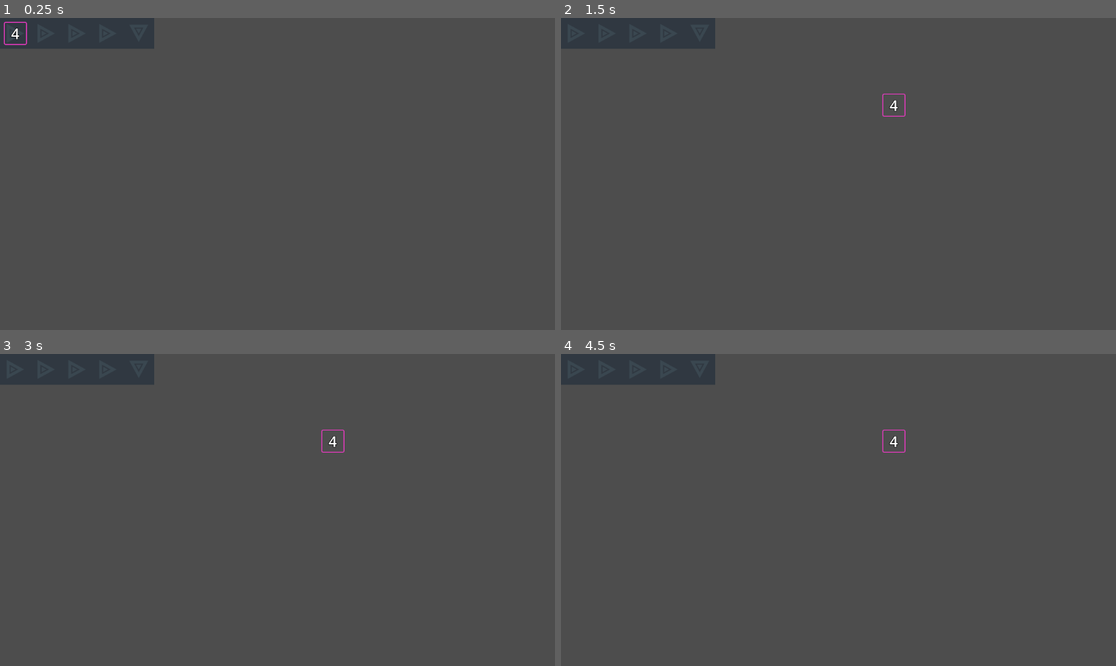
Above: before the commit, frames 1-4 (two rows, left to right).
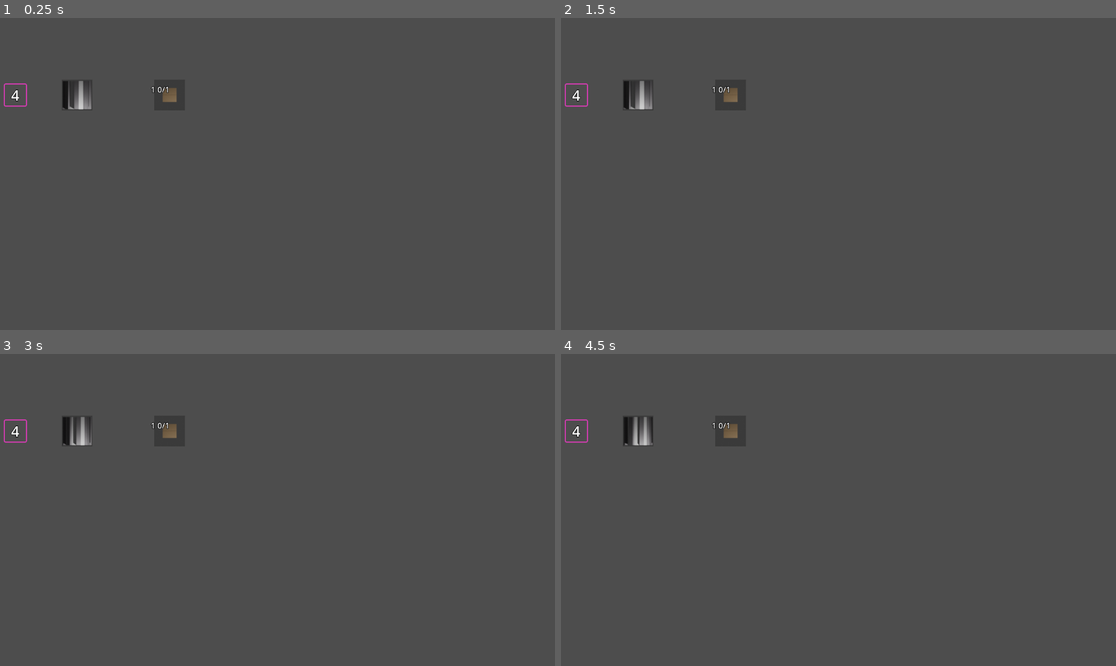
Above: after the commit, the same moments.

Repository: makreth/tiltedgjfeb
Game: Godot game, scene res://root.tscn
Two runs of this game, one before a commit and one after it. Both use one fixed random seed, a clock stepped at 60 frames per second and the inputs below.
Inputs (mouse positions are in pixels of both pictures, inside the frame that each line leads up to):
- Up to frame 1 (0.25 s): no input
- Up to frame 2 (1.5 s): drag from (577, 33) to (894, 105) at 0.52 s; drag from (727, 189) to (894, 105) at 1.27 s
- Up to frame 3 (3 s): move the mouse to (333, 441) at 2.02 s; click (333, 441) at 2.17 s; drag from (249, 572) to (16, 369) at 2.77 s
- Up to frame 4 (4.5 s): move the mouse to (1005, 556) at 3.52 s; click (1005, 556) at 3.67 s; drag from (672, 463) to (605, 369) at 4.27 s

The runs differ from the first frame. In frame 1, 2.9% of the frame differs, in the area x 0-32%, y 0-30%; in frame 2, 3.0%; in frame 3, 3.0%; in frame 4, 3.0%, in the area x 0-63%, y 0-32%.

Commit message:
working conveyors

Diff:
--- /dev/null
+++ b/Resources/sprites/box.tres
@@ -0,0 +1,58 @@
+[gd_resource type="SpriteFrames" load_steps=13 format=3 uid="uid://cbf2gkb3570ug"]
+
+[ext_resource type="Texture2D" uid="uid://c0vdvy5u4wrab" path="res://Assets/box/0001.png" id="1_twae0"]
+[ext_resource type="Texture2D" uid="uid://06hxoyjm0l2c" path="res://Assets/box/0002.png" id="2_s0mtk"]
+[ext_resource type="Texture2D" uid="uid://co3fkach848w5" path="res://Assets/box/0003.png" id="3_mwyc8"]
+[ext_resource type="Texture2D" uid="uid://bd60qv42hijiu" path="res://Assets/box/0004.png" id="4_txmxt"]
+[ext_resource type="Texture2D" uid="uid://du222reknsnsg" path="res://Assets/box/0005.png" id="5_pdwi1"]
+[ext_resource type="Texture2D" uid="uid://n5u5aum0jplc" path="res://Assets/box/0006.png" id="6_qoxsv"]
+[ext_resource type="Texture2D" uid="uid://d2r80pjypqltn" path="res://Assets/box/0007.png" id="7_k70ha"]
+[ext_resource type="Texture2D" uid="uid://cenpvssu5wf8t" path="res://Assets/box/0008.png" id="8_xvaw0"]
+[ext_resource type="Texture2D" uid="uid://b8i0brq50ehsw" path="res://Assets/box/0009.png" id="9_jvy6o"]
+[ext_resource type="Texture2D" uid="uid://br58sg2wcjirk" path="res://Assets/box/0010.png" id="10_fa5sw"]
+[ext_resource type="Texture2D" uid="uid://lab2nalks1w0" path="res://Assets/box/0011.png" id="11_xr2sa"]
+[ext_resource type="Texture2D" uid="uid://cj3mvtycj5ti0" path="res://Assets/box/0012.png" id="12_lfgpp"]
+
+[resource]
+animations = [{
+"frames": [{
+"duration": 1.0,
+"texture": ExtResource("1_twae0")
+}, {
+"duration": 1.0,
+"texture": ExtResource("2_s0mtk")
+}, {
+"duration": 1.0,
+"texture": ExtResource("3_mwyc8")
+}, {
+"duration": 1.0,
+"texture": ExtResource("4_txmxt")
+}, {
+"duration": 1.0,
+"texture": ExtResource("5_pdwi1")
+}, {
+"duration": 1.0,
+"texture": ExtResource("6_qoxsv")
+}, {
+"duration": 1.0,
+"texture": ExtResource("7_k70ha")
+}, {
+"duration": 1.0,
+"texture": ExtResource("8_xvaw0")
+}, {
+"duration": 1.0,
+"texture": ExtResource("9_jvy6o")
+}, {
+"duration": 1.0,
+"texture": ExtResource("10_fa5sw")
+}, {
+"duration": 1.0,
+"texture": ExtResource("11_xr2sa")
+}, {
+"duration": 1.0,
+"texture": ExtResource("12_lfgpp")
+}],
+"loop": false,
+"name": &"default",
+"speed": 20.0
+}]
--- /dev/null
+++ b/Resources/sprites/gear_rotate.tres
@@ -0,0 +1,110 @@
+[gd_resource type="SpriteFrames" load_steps=26 format=3 uid="uid://dq0l0jdkd6j57"]
+
+[ext_resource type="Texture2D" uid="uid://c4swkslej3nua" path="res://Assets/gear-down-up/0001.png" id="1_yres6"]
+[ext_resource type="Texture2D" uid="uid://bbkc7cfqf5nbk" path="res://Assets/gear-down-up/0002.png" id="2_v8w6e"]
+[ext_resource type="Texture2D" uid="uid://cqe1aqtbaarci" path="res://Assets/gear-down-up/0003.png" id="3_p7e74"]
+[ext_resource type="Texture2D" uid="uid://cx58ph1s2d2jq" path="res://Assets/gear-down-up/0004.png" id="4_gmkq3"]
+[ext_resource type="Texture2D" uid="uid://wftdr3h3mdqt" path="res://Assets/gear-down-up/0005.png" id="5_iepok"]
+[ext_resource type="Texture2D" uid="uid://dn6qejsvddtlv" path="res://Assets/gear-down-up/0006.png" id="6_gcp82"]
+[ext_resource type="Texture2D" uid="uid://r3rwxdhlhd67" path="res://Assets/gear-down-up/0007.png" id="7_txan5"]
+[ext_resource type="Texture2D" uid="uid://bk8qsm0t2vi0q" path="res://Assets/gear-down-up/0008.png" id="8_cug0a"]
+[ext_resource type="Texture2D" uid="uid://cgta60lgb1li7" path="res://Assets/gear-down-up/0009.png" id="9_o1qx7"]
+[ext_resource type="Texture2D" uid="uid://bc1dwomoqcmfr" path="res://Assets/gear-down-up/0010.png" id="10_6tno5"]
+[ext_resource type="Texture2D" uid="uid://vdv7fr35dg3g" path="res://Assets/gear-down-up/0011.png" id="11_ook8e"]
+[ext_resource type="Texture2D" uid="uid://drkiyogy5488n" path="res://Assets/gear-down-up/0012.png" id="12_kawru"]
+[ext_resource type="Texture2D" uid="uid://c5jdvr57oa4hf" path="res://Assets/gear-down-up/0013.png" id="13_m77xb"]
+[ext_resource type="Texture2D" uid="uid://o74ip435ho55" path="res://Assets/gear-down-up/0014.png" id="14_w6688"]
+[ext_resource type="Texture2D" uid="uid://bghfuewd8gisu" path="res://Assets/gear-down-up/0015.png" id="15_fy1wy"]
+[ext_resource type="Texture2D" uid="uid://bri8fktmnqy7x" path="res://Assets/gear-down-up/0016.png" id="16_bn3n8"]
+[ext_resource type="Texture2D" uid="uid://blbdxb0mcob1c" path="res://Assets/gear-down-up/0017.png" id="17_rlps5"]
+[ext_resource type="Texture2D" uid="uid://cv7ybhonxmxpa" path="res://Assets/gear-down-up/0018.png" id="18_1044h"]
+[ext_resource type="Texture2D" uid="uid://gs7ctqjgxqb8" path="res://Assets/gear-down-up/0019.png" id="19_cblla"]
+[ext_resource type="Texture2D" uid="uid://boxotcotnr4tu" path="res://Assets/gear-down-up/0020.png" id="20_f06gi"]
+[ext_resource type="Texture2D" uid="uid://dwd8nmyu0ktg7" path="res://Assets/gear-down-up/0021.png" id="21_rrca5"]
+[ext_resource type="Texture2D" uid="uid://dkp7qq7lsxpy6" path="res://Assets/gear-down-up/0022.png" id="22_eugb5"]
+[ext_resource type="Texture2D" uid="uid://cctibsswd5jl6" path="res://Assets/gear-down-up/0023.png" id="23_j82ej"]
+[ext_resource type="Texture2D" uid="uid://bta0kjp4lgsrf" path="res://Assets/gear-down-up/0024.png" id="24_1vhao"]
+[ext_resource type="Texture2D" uid="uid://de1iydrqq6uh3" path="res://Assets/gear-down-up/0025.png" id="25_n27oa"]
+
+[resource]
+animations = [{
+"frames": [{
+"duration": 1.0,
+"texture": ExtResource("1_yres6")
+}, {
+"duration": 1.0,
+"texture": ExtResource("2_v8w6e")
+}, {
+"duration": 1.0,
+"texture": ExtResource("3_p7e74")
+}, {
+"duration": 1.0,
+"texture": ExtResource("4_gmkq3")
+}, {
+"duration": 1.0,
+"texture": ExtResource("5_iepok")
+}, {
+"duration": 1.0,
+"texture": ExtResource("6_gcp82")
+}, {
+"duration": 1.0,
+"texture": ExtResource("7_txan5")
+}, {
+"duration": 1.0,
+"texture": ExtResource("8_cug0a")
+}, {
+"duration": 1.0,
+"texture": ExtResource("9_o1qx7")
+}, {
+"duration": 1.0,
+"texture": ExtResource("10_6tno5")
+}, {
+"duration": 1.0,
+"texture": ExtResource("11_ook8e")
+}, {
+"duration": 1.0,
+"texture": ExtResource("12_kawru")
+}, {
+"duration": 1.0,
+"texture": ExtResource("13_m77xb")
+}, {
+"duration": 1.0,
+"texture": ExtResource("14_w6688")
+}, {
+"duration": 1.0,
+"texture": ExtResource("15_fy1wy")
+}, {
+"duration": 1.0,
+"texture": ExtResource("16_bn3n8")
+}, {
+"duration": 1.0,
+"texture": ExtResource("17_rlps5")
+}, {
+"duration": 1.0,
+"texture": ExtResource("18_1044h")
+}, {
+"duration": 1.0,
+"texture": ExtResource("19_cblla")
+}, {
+"duration": 1.0,
+"texture": ExtResource("20_f06gi")
+}, {
+"duration": 1.0,
+"texture": ExtResource("21_rrca5")
+}, {
+"duration": 1.0,
+"texture": ExtResource("22_eugb5")
+}, {
+"duration": 1.0,
+"texture": ExtResource("23_j82ej")
+}, {
+"duration": 1.0,
+"texture": ExtResource("24_1vhao")
+}, {
+"duration": 1.0,
+"texture": ExtResource("25_n27oa")
+}],
+"loop": true,
+"name": &"gear_up",
+"speed": 20.0
+}]
--- /dev/null
+++ b/Scripts/Input.gd
@@ -0,0 +1,47 @@
+class_name ConveyorInput extends ConveyorBelt
+
+@export
+var targetNumber := 1
+
+@export
+var needed := 1
+
+@export
+var targetLabelPath :=  ^"Score/TargetLabel"
+@export
+var depoLabelPath :=  ^"Score/DepoLabel"
+
+var targetLabel: Label
+var depoLabel: Label
+var open = false
+
+var deposited := 0
+
+func _ready() -> void:
+	super()
+
+	targetLabel = get_node_or_null(targetLabelPath)
+	depoLabel = get_node_or_null(depoLabelPath)
+	facing = Facing.INPUT
+	sprite = get_node_or_null(spritePath)
+
+	draw_labels()
+	sprite.stop()
+
+func draw_labels():
+	targetLabel.text = str(targetNumber)
+	depoLabel.text = str(deposited) + "/" + str(needed)
+
+
+func trigger_input(item : Item):
+	if item.is_dragging:
+		return
+	if item.is_pushed:
+		item.is_pushed = false
+		return
+	sprite.play_backwards()
+	item.queue_free()
+	if item.value == needed and deposited < needed:
+		deposited += 1
+	open = false
+	draw_labels()
--- a/Scripts/drag_script.gd
+++ b/Scripts/drag_script.gd
@@ -7,6 +7,7 @@
 var labelPath := ^"LabelBox/Label"
 
 var is_dragging = false
+var is_pushed = false
 
 func _ready():
 	var l : Label = get_node_or_null(labelPath)
@@ -17,6 +18,7 @@
 	if is_dragging:
 		var mousepos = get_viewport().get_mouse_position()
 		self.position = Vector2(mousepos.x, mousepos.y)
+		is_pushed = true
 
 func _toggleDraggingOn():
 	is_dragging=true
--- a/Scripts/item_mover.gd
+++ b/Scripts/item_mover.gd
@@ -1,24 +1,30 @@
 class_name ConveyorBelt extends Area2D
 
-enum Facing {UP, RIGHT, DOWN, LEFT}
+enum Facing {INPUT, UP, RIGHT, DOWN, LEFT}
 
 @export
 var stepTimerPath := ^"/root/Root/StepTimer"
 
 @export
-var spritePath := ^"Sprite2D"
+var spritePath := ^"Sprite"
 
 @export
 var facing := Facing.RIGHT
 
+var locked := false
+var _should_push = false
+
+var sprite : AnimatedSprite2D
+
 var _angle_mapping = {
+	Facing.INPUT : 0,
 	Facing.UP : 0,
 	Facing.RIGHT : PI / 2,
 	Facing.DOWN : PI,
 	Facing.LEFT : 3 * PI / 2,
 }
-
 var _shift_mapping = {
+	Facing.INPUT : [0, 0],
 	Facing.UP : [0, -64],
 	Facing.RIGHT : [64, 0],
 	Facing.DOWN : [0, 64],
@@ -30,27 +36,87 @@
 	if not timer:
 		push_error("Timer not found.")
 		return
-	timer.timeout.connect(_push_to_facing)
+	timer.timeout.connect(_toggle_should_push)
 
-	var sprite : Sprite2D = get_node_or_null(spritePath)
+	sprite = get_node_or_null(spritePath)
 
 	if sprite:
 		sprite.transform = sprite.transform.rotated(_angle_mapping[facing])
 
-func _push_to_facing():
+	sprite.play()
 
-	var items = get_overlapping_areas()
+func _toggle_should_push():
+	_should_push = true
+
+func _physics_process(_delta: float) -> void:
+	locked = false
+
+	var neighbor = _get_at_facing()
+
+	var items = get_overlapping_areas().filter(func(i):
+		return i is Item
+	)
+
+	if not neighbor:
+		if items.size() > 0:
+			locked = true
+		return
+	if neighbor.locked and items.size() > 0:
+		locked = true
+		return
 
 	if items.size() == 0:
 		return
 
-	if items.size() > 1:
-		push_warning("Detected multiple Area2Ds above node. Defaulting to first node.")
+	var item : Item = items[0] as Item
 
-	var item : Area2D = items[0]
+	if item.is_dragging:
+		return
+
+	if neighbor.facing == Facing.INPUT:
+		var input_neighbor = neighbor as ConveyorInput
+		if not input_neighbor.open:
+			neighbor.sprite.play()
+			input_neighbor.open = true
+
+	if item.position != self.position:
+		item.position = self.position
+
+	if _should_push:
+		if facing == Facing.INPUT:
+			trigger_input(item)
+		else:
+			_push_to_neighbor(item)
+		_should_push = false
+	else:
+		item.is_pushed = false
+
+func _get_at_facing() -> ConveyorBelt:
+	var query = PhysicsPointQueryParameters2D.new()
+	query.collide_with_areas = true
+
+	var shift = _shift_mapping[facing]
+	query.position = Vector2(shift[0] + position.x, shift[1] + position.y)
+
+	var result = get_world_2d().direct_space_state.intersect_point(query, 1)
+	result = result.filter(func(d): return d.collider && d.collider is ConveyorBelt)
+	if result.size() > 0:
+		return result[0].collider
+	return null
+
+func _push_to_neighbor(item : Item):
+	if item.is_pushed:
+		return
 
 	var shift = _shift_mapping[facing]
 	var n_x = shift[0] + item.position.x
 	var n_y = shift[1] + item.position.y
 
 	item.position = Vector2(n_x, n_y)
+
+	item.is_pushed = true
+
+# Trigger input doesn't do anything in ConveyorBelts on their own.
+# Overload the function.
+func trigger_input(item : Item):
+	print("Item received: " + str(item))
--- a/project.godot
+++ b/project.godot
@@ -15,6 +15,10 @@
 config/features=PackedStringArray("4.5", "Mobile")
 config/icon="res://icon.svg"
 
+[filesystem]
+
+import/blender/enabled=false
+
 [rendering]
 
 renderer/rendering_method="mobile"
--- a/root.tscn
+++ b/root.tscn
@@ -1,8 +1,10 @@
-[gd_scene load_steps=8 format=3 uid="uid://bkwm3a1igrgc2"]
+[gd_scene load_steps=11 format=3 uid="uid://bkwm3a1igrgc2"]
 
 [ext_resource type="Script" uid="uid://mumyd4xeauhs" path="res://Scripts/drag_script.gd" id="1_pq8q7"]
 [ext_resource type="Script" uid="uid://b3hur6k6v8ntd" path="res://Scripts/item_mover.gd" id="2_vvh5c"]
-[ext_resource type="Texture2D" uid="uid://cevexd6eq7x5t" path="res://Assets/placeholder.tres" id="3_28aoi"]
+[ext_resource type="SpriteFrames" uid="uid://dq0l0jdkd6j57" path="res://Resources/sprites/gear_rotate.tres" id="3_vvh5c"]
+[ext_resource type="SpriteFrames" uid="uid://cbf2gkb3570ug" path="res://Resources/sprites/box.tres" id="4_28aoi"]
+[ext_resource type="Script" uid="uid://wfmgmxm8gjj1" path="res://Scripts/Input.gd" id="4_jnlp7"]
 
 [sub_resource type="RectangleShape2D" id="RectangleShape2D_vho56"]
 size = Vector2(48, 48)
@@ -28,22 +30,26 @@
 [sub_resource type="RectangleShape2D" id="RectangleShape2D_pq8q7"]
 size = Vector2(6, 6)
 
+[sub_resource type="LabelSettings" id="LabelSettings_vvh5c"]
+outline_size = 4
+outline_color = Color(0, 0, 0, 1)
+
 [node name="Root" type="Node2D"]
 
 [node name="StepTimer" type="Timer" parent="."]
 wait_time = 1.3299999999999998
 autostart = true
 
-[node name="DemoNumber" type="Area2D" parent="."]
+[node name="NumberItem" type="Area2D" parent="."]
 z_index = 5
-position = Vector2(32, 32)
+position = Vector2(32, 160)
 script = ExtResource("1_pq8q7")
 value = 4
 
-[node name="CollisionShape2D" type="CollisionShape2D" parent="DemoNumber"]
+[node name="CollisionShape2D" type="CollisionShape2D" parent="NumberItem"]
 shape = SubResource("RectangleShape2D_vho56")
 
-[node name="LabelBox" type="PanelContainer" parent="DemoNumber"]
+[node name="LabelBox" type="PanelContainer" parent="NumberItem"]
 layout_direction = 2
 anchors_preset = 8
 anchor_left = 0.5
@@ -59,7 +65,7 @@
 mouse_filter = 2
 theme_override_styles/panel = SubResource("StyleBoxFlat_pq8q7")
 
-[node name="Label" type="Label" parent="DemoNumber/LabelBox"]
+[node name="Label" type="Label" parent="NumberItem/LabelBox"]
 layout_direction = 2
 layout_mode = 2
 text = "1"
@@ -68,60 +74,59 @@
 vertical_alignment = 1
 clip_text = true
 
-[node name="DemoBelt" type="Area2D" parent="."]
-position = Vector2(32, 32)
+[node name="ConveyorBelt" type="Area2D" parent="."]
+position = Vector2(160, 160)
 script = ExtResource("2_vvh5c")
 
-[node name="Sprite2D" type="Sprite2D" parent="DemoBelt"]
-texture = ExtResource("3_28aoi")
+[node name="Sprite" type="AnimatedSprite2D" parent="ConveyorBelt"]
+sprite_frames = ExtResource("3_vvh5c")
+animation = &"gear_up"
+frame_progress = 0.40904468
 
-[node name="CollisionShape2D" type="CollisionShape2D" parent="DemoBelt"]
+[node name="CollisionShape2D" type="CollisionShape2D" parent="ConveyorBelt"]
 visible = false
 shape = SubResource("RectangleShape2D_pq8q7")
 
-[node name="DemoBelt2" type="Area2D" parent="."]
-position = Vector2(96, 32)
-script = ExtResource("2_vvh5c")
+[node name="ConveyorInput" type="Area2D" parent="."]
+position = Vector2(352, 160)
+script = ExtResource("4_jnlp7")
+metadata/_edit_group_ = true
 
-[node name="Sprite2D" type="Sprite2D" parent="DemoBelt2"]
-texture = ExtResource("3_28aoi")
+[node name="Sprite" type="AnimatedSprite2D" parent="ConveyorInput"]
+sprite_frames = ExtResource("4_28aoi")
+frame = 1
+frame_progress = 0.89139694
 
-[node name="CollisionShape2D" type="CollisionShape2D" parent="DemoBelt2"]
+[node name="CollisionShape2D" type="CollisionShape2D" parent="ConveyorInput"]
 visible = false
 shape = SubResource("RectangleShape2D_pq8q7")
 
-[node name="DemoBelt3" type="Area2D" parent="."]
-position = Vector2(160, 32)
-script = ExtResource("2_vvh5c")
+[node name="Score" type="HBoxContainer" parent="ConveyorInput"]
+layout_direction = 2
+anchors_preset = 3
+anchor_left = 1.0
+anchor_top = 1.0
+anchor_right = 1.0
+anchor_bottom = 1.0
+offset_left = -39.0
+offset_top = -23.0
+grow_horizontal = 0
+grow_vertical = 0
 
-[node name="Sprite2D" type="Sprite2D" parent="DemoBelt3"]
-texture = ExtResource("3_28aoi")
+[node name="TargetLabel" type="Label" parent="ConveyorInput/Score"]
+layout_mode = 2
+text = "1"
+label_settings = SubResource("LabelSettings_vvh5c")
+vertical_alignment = 1
 
-[node name="CollisionShape2D" type="CollisionShape2D" parent="DemoBelt3"]
-visible = false
-shape = SubResource("RectangleShape2D_pq8q7")
+[node name="DepoLabel" type="Label" parent="ConveyorInput/Score"]
+layout_mode = 2
+text = "0/3"
+label_settings = SubResource("LabelSettings_vvh5c")
+vertical_alignment = 1
 
-[node name="DemoBelt4" type="Area2D" parent="."]
-position = Vector2(224, 32)
-script = ExtResource("2_vvh5c")
+[node name="NumberGen" type="Node2D" parent="."]
 
-[node name="Sprite2D" type="Sprite2D" parent="DemoBelt4"]
-texture = ExtResource("3_28aoi")
+[node name="AnimatedSprite2D" type="AnimatedSprite2D" parent="NumberGen"]
 
-[node name="CollisionShape2D" type="CollisionShape2D" parent="DemoBelt4"]
-visible = false
-shape = SubResource("RectangleShape2D_pq8q7")
-
-[node name="DemoBelt5" type="Area2D" parent="."]
-position = Vector2(288, 32)
-script = ExtResource("2_vvh5c")
-facing = 2
-
-[node name="Sprite2D" type="Sprite2D" parent="DemoBelt5"]
-texture = ExtResource("3_28aoi")
-
-[node name="CollisionShape2D" type="CollisionShape2D" parent="DemoBelt5"]
-visible = false
-shape = SubResource("RectangleShape2D_pq8q7")
-
-[connection signal="input_event" from="DemoNumber" to="DemoNumber" method="_on_StaticBody2D_input_event"]
+[connection signal="input_event" from="NumberItem" to="NumberItem" method="_on_StaticBody2D_input_event"]
Not shown, added: Scripts/Input.gd.uid
Not shown, changed: .gitignore
